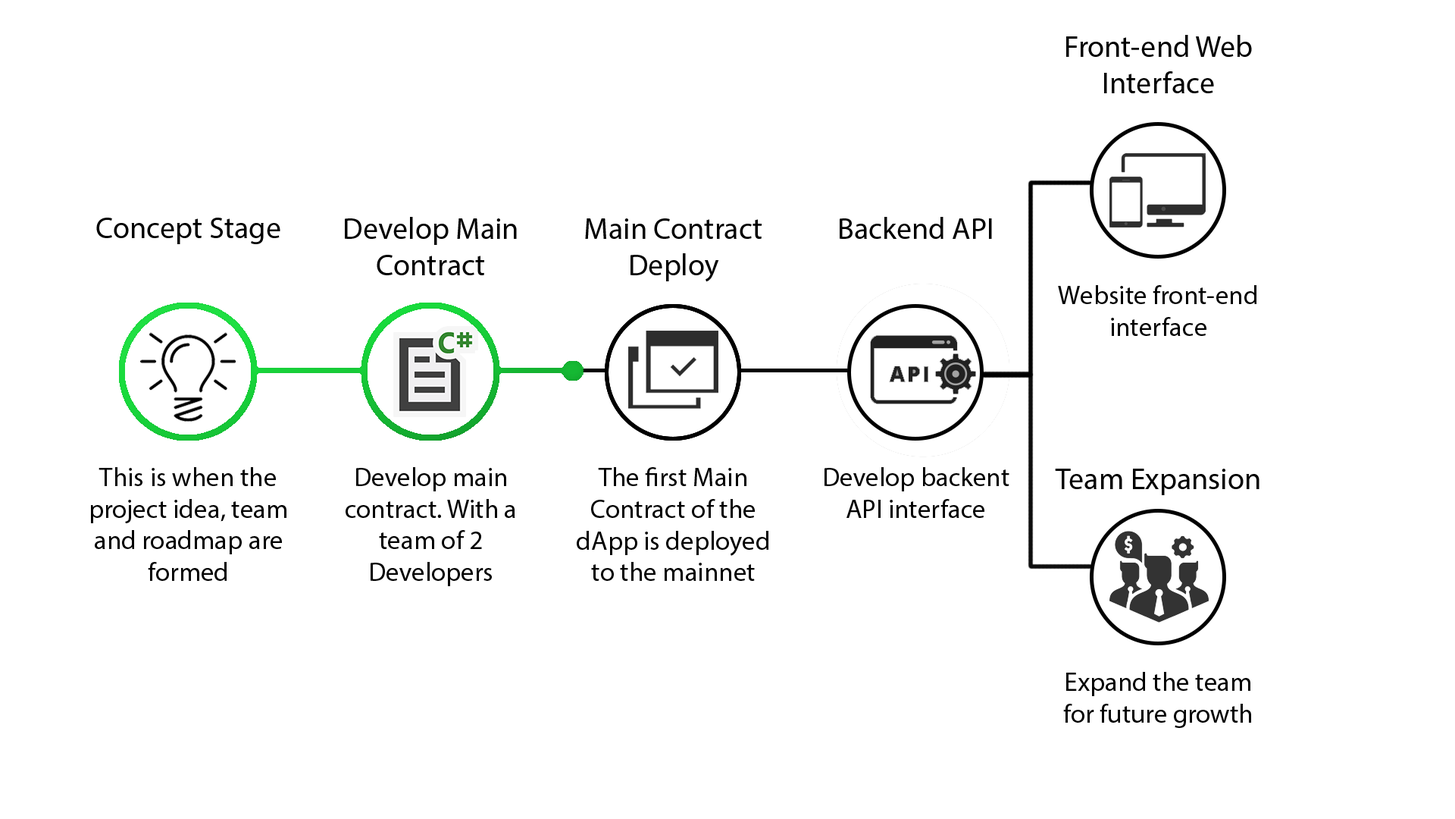
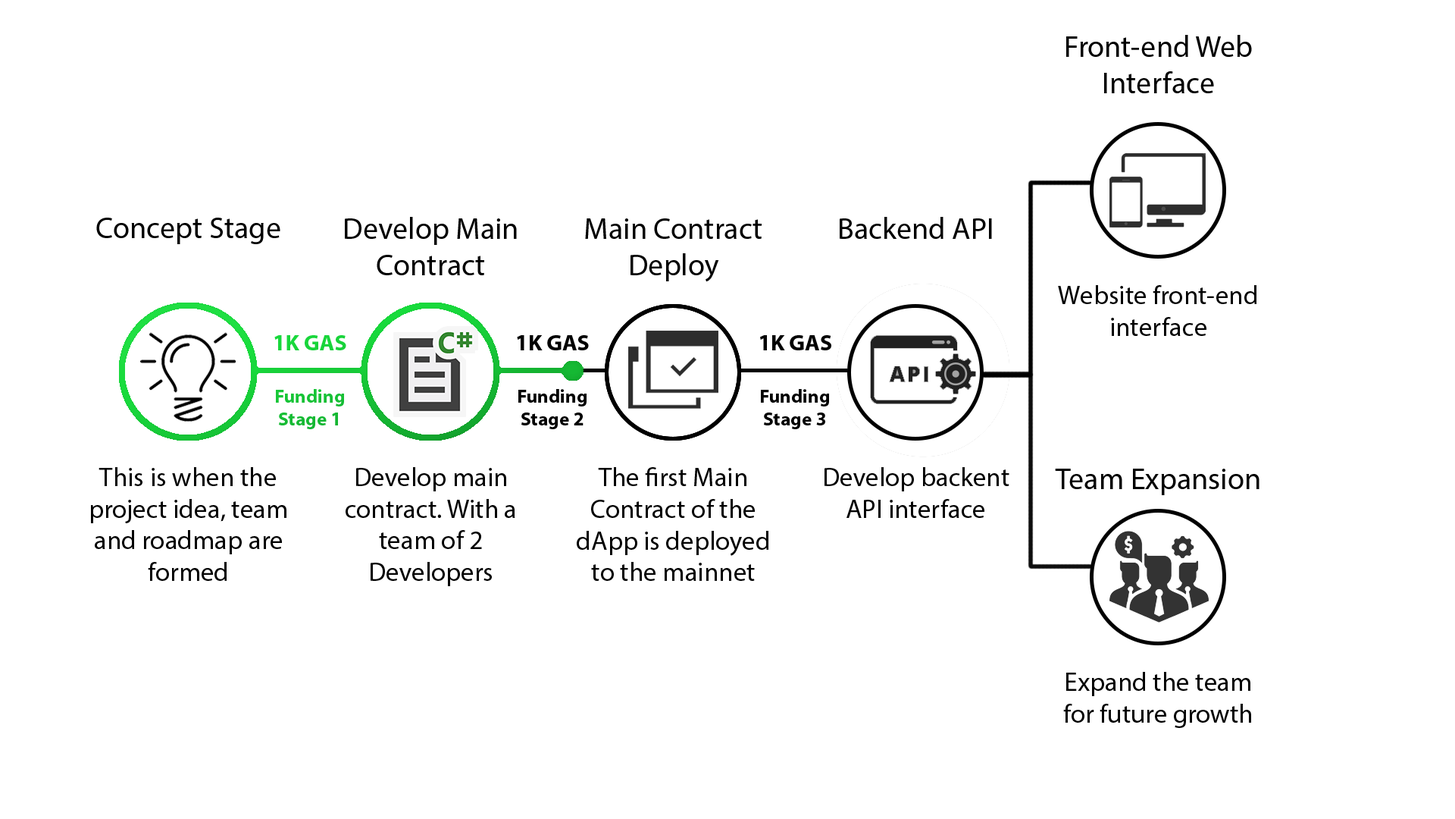
Comparing the layer stacks of the two 1455x819 images. Changes:
painted on "Layer 3" over box(274, 335, 347, 430)
added layer "1K GAS copy 2" in group "Milestone 3" over box(760, 335, 832, 351)
added layer "Funding Stage 3" in group "Milestone 3" over box(761, 388, 830, 430)
added layer "1K GAS copy" in group "Milestone 2" over box(516, 335, 589, 351)
added layer "Funding Stage 2" in group "Milestone 2" over box(518, 388, 587, 430)
